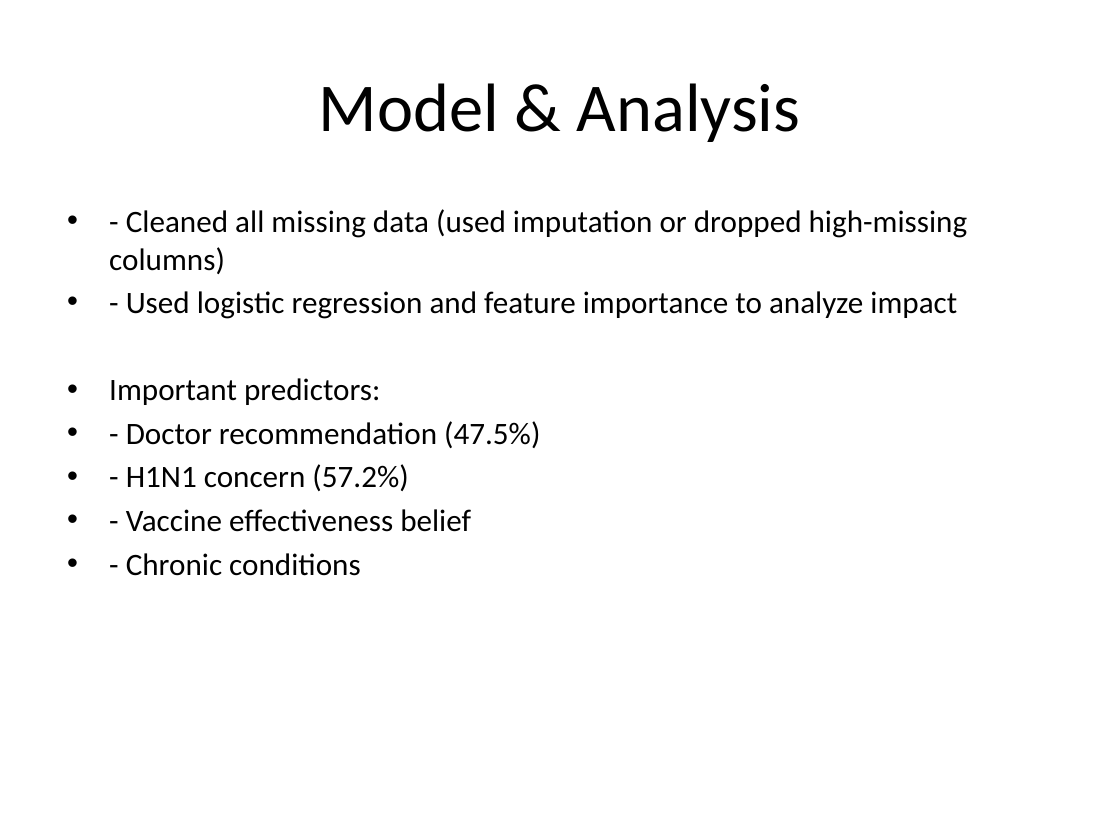
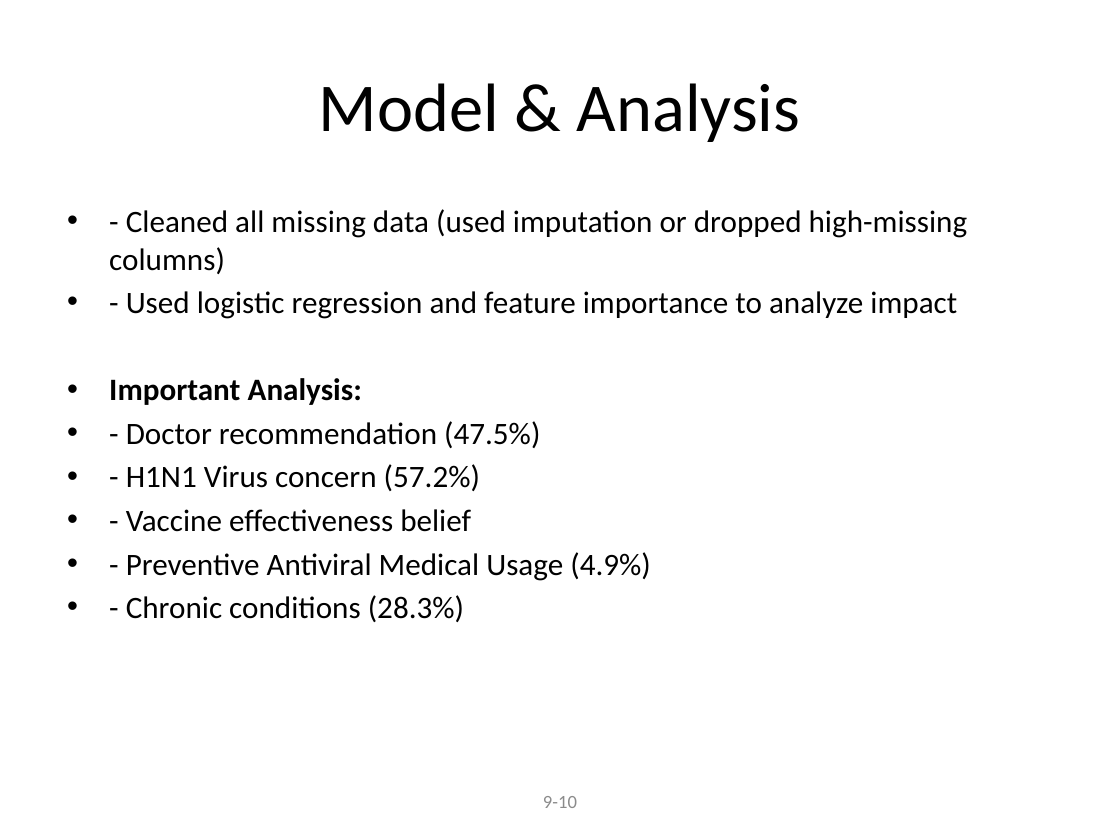
Before and after one commit to albert-raphael/alpha-group, a slide deck: slide 10 of documents/Flu_Vaccination_Predictor_Presentation.pptx (slide 6 before the commit). Drawn at 1120x840 pixels with LibreOffice and Linux fonts; fonts in the diff are those of the drawing. Boxes give left, top, right and bottom in pixels: in the first picture for what was removed or moved away, otherwise in the second. Text is boxed around its words. In the diff, an @@ line names an element or a change of style, - is before the commit and + after.

```diff
--- a/documents/Flu_Vaccination_Predictor_Presentation.pptx
+++ b/documents/Flu_Vaccination_Predictor_Presentation.pptx
@@ text at [109, 378, 362, 405]: text changed; bold on @@
-• Important predictors:
+• Important Analysis:
@@ text at [126, 464, 480, 491]: text changed @@
-• - H1N1 concern (57.2%)
+• - H1N1 Virus concern (57.2%)
@@ text at [126, 552, 651, 622]: text changed @@
-• - Chronic conditions
+• - Preventive Antiviral Medical Usage (4.9%)
+• - Chronic conditions (28.3%)
@@ text added at [543, 796, 577, 808], 12 pt, text #8C8C8C @@
+9-10
```
Also in this commit, not shown: 3 other slides changed, 6 slides added, 2 slides removed, 1 other file.
